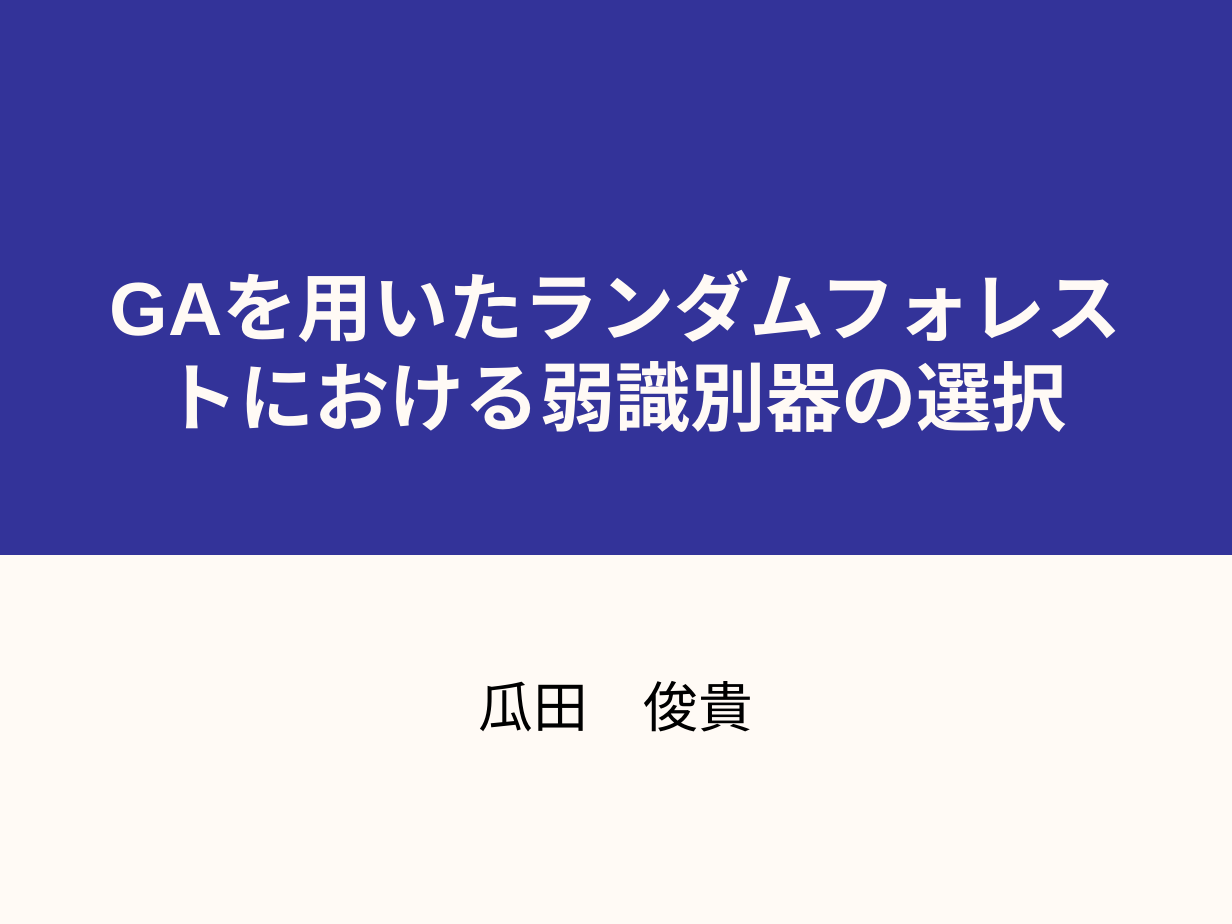
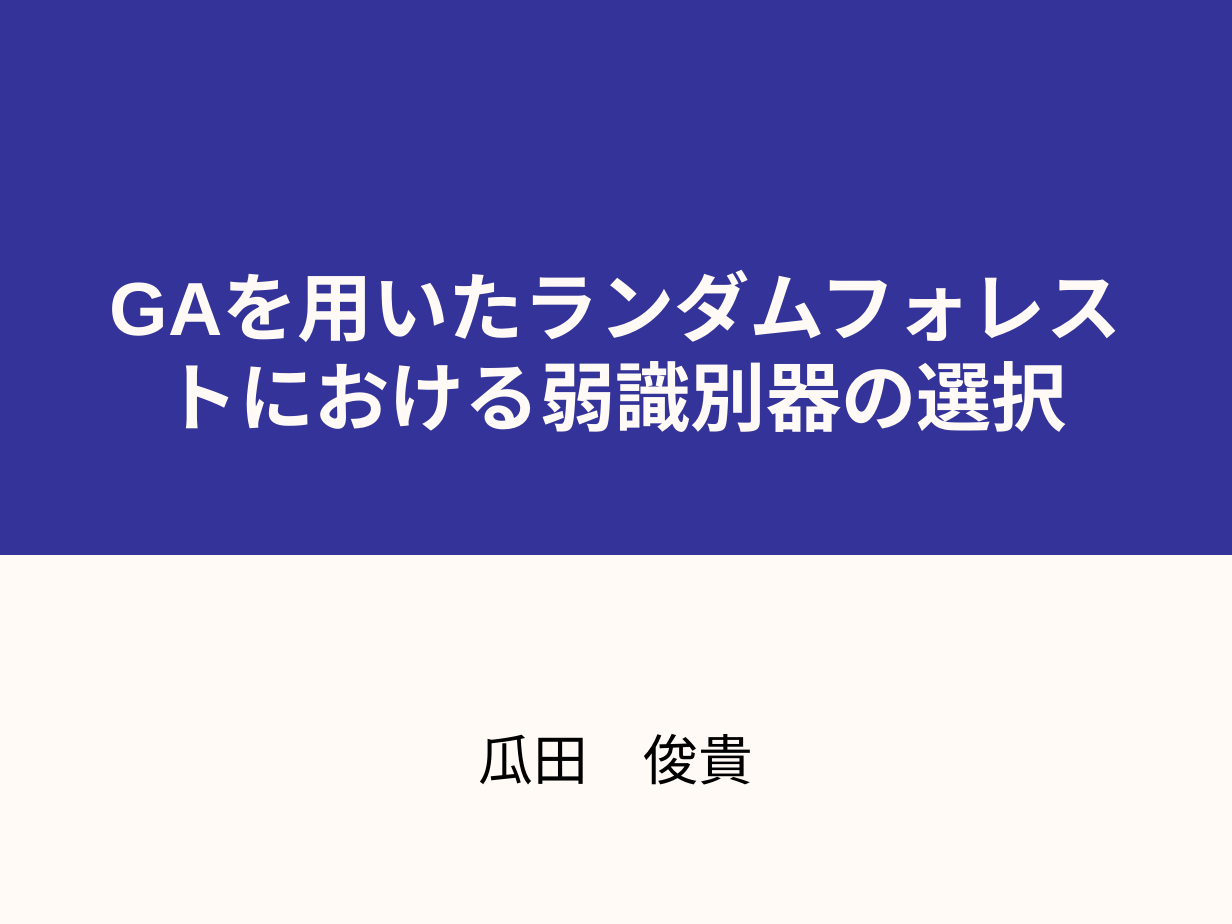
Before and after one commit to youle921/Slide-maintain, a slide deck: slide 1 of slide_0422/20190422_urita.pptx. Drawn at 1232x924 pixels with LibreOffice and Linux fonts; fonts in the diff are those of the drawing. Boxes give left, top, right and bottom in pixels: in the first picture for what was removed or moved away, otherwise in the second. Text is boxed around its words. In the diff, an @@ line names an element or a change of style, - is before the commit and + after.

```diff
--- a/slide_0422/20190422_urita.pptx
+++ b/slide_0422/20190422_urita.pptx
@@ subtitle "瓜田 俊貴" at bbox=[479, 734, 753, 785]: vertical alignment top to middle @@
```
Also in this commit, not shown: 3 other slides changed.
